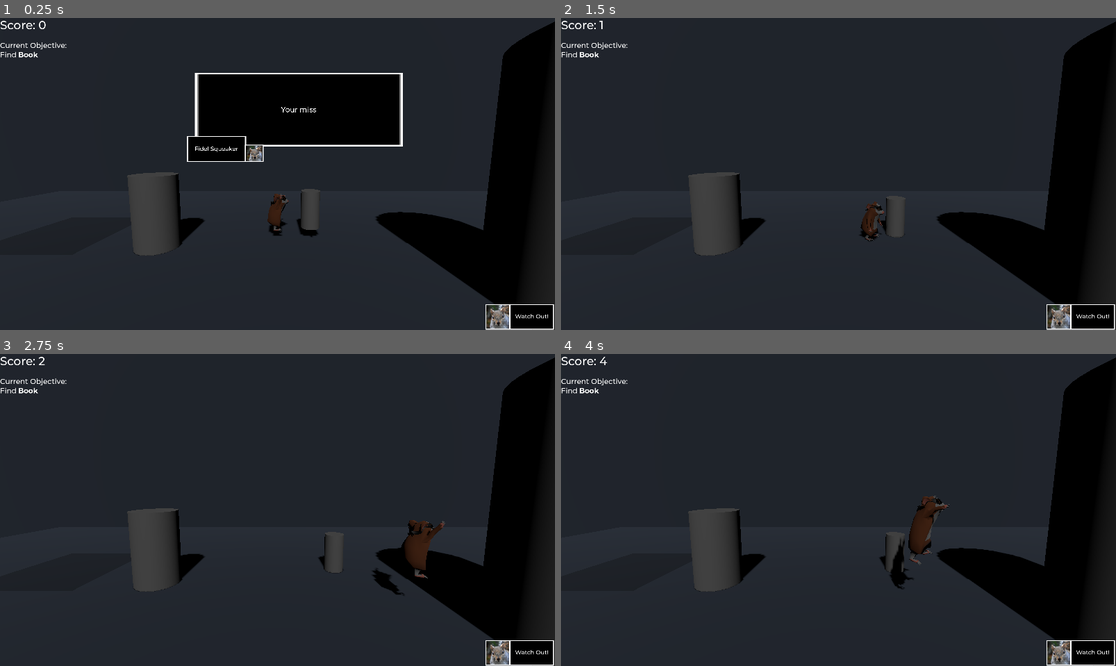
Above: before the commit, frames 1-4 (two rows, left to right).
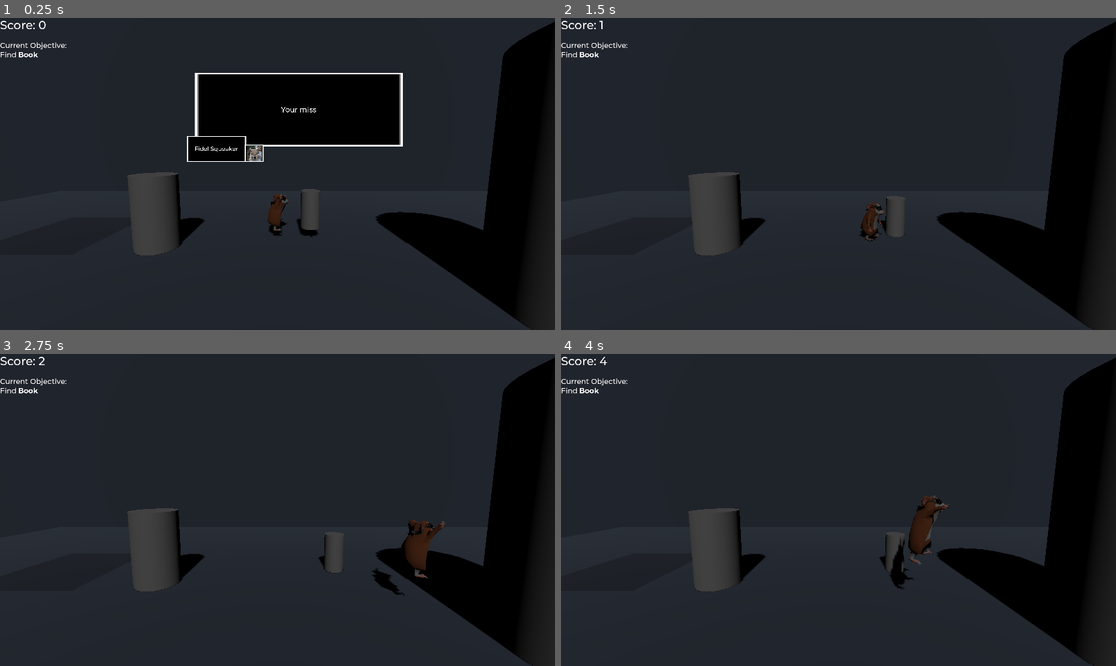
Above: after the commit, the same moments.

Repository: Trikzon/squirreling-away
Game: Godot game, scene res://main.tscn
Same seed, same stepped clock (60 frames per second), same inputs: the game is played once before the commit and once after it.
Inputs:
- Up to frame 1 (0.25 s): no input
- Up to frame 2 (1.5 s): tap Enter (dialog_forward) at 0.5 s; hold D (player_right) 0.53-1.28 s; tap E (push) at 0.6, 1.35 s; tap Space (jump) at 0.77 s; hold S (player_backward) from 1.28 s (still down)
- Up to frame 3 (2.75 s): tap Space (jump) at 1.52 s; release S (player_backward) at 2.03 s; hold D (player_right) from 2.03 s (still down); tap E (push) at 2.1 s
- Up to frame 4 (4 s): release D (player_right) at 2.78 s; hold Enter (dialog_forward) 2.78-3.53 s; tap E (push) at 2.85, 3.6 s; tap Space (jump) at 3.02, 3.77 s; hold A (player_left) from 3.53 s (still down)

The runs differ from the first frame. In frame 1, 0.7% of the frame differs, in the area x 87-100%, y 91-100%; in frame 2, 0.7%; in frame 3, 0.7%; in frame 4, 0.7%.

Commit message:
MaybeWorking

Diff:
--- a/Entities/Player/hamster.gd
+++ b/Entities/Player/hamster.gd
@@ -19,7 +19,6 @@
     and not $AnimationTree.get("parameters/conditions/bored") \
     and $boredom_timer.is_stopped():
         $boredom_timer.start()
-        print("started")
 
     if $AnimationTree.get("parameters/conditions/walk"):
         $boredom_timer.stop()
@@ -27,7 +26,6 @@
 
 func _on_boredom_timer_timeout():
     $AnimationTree.set("parameters/conditions/bored", true)
-    print("playing")
     $boredom_loop_timer.start()
 
 func _on_boredom_loop_timer_timeout():
--- a/Entities/Player/player.tscn
+++ b/Entities/Player/player.tscn
@@ -28,6 +28,26 @@
 [node name="hamster_walk_2" parent="." instance=ExtResource("2_gpqi1")]
 transform = Transform3D(-1.35942e-08, 0, 0.311, 0, 0.311, 0, -0.311, 0, -1.35942e-08, 0, -0.972, 0)
 
+[node name="Skeleton3D" parent="hamster_walk_2/Armature" index="0"]
+bones/1/rotation = Quaternion(0.0670222, 0.536411, 0.114108, 0.833517)
+bones/1/scale = Vector3(1, 1, 1)
+bones/2/rotation = Quaternion(-0.00239378, 0.0660255, 0.162785, 0.984447)
+bones/2/scale = Vector3(1, 1, 1)
+bones/5/rotation = Quaternion(0.732947, 0.0431837, 0.0858947, 0.673459)
+bones/6/rotation = Quaternion(-0.308684, -0.477363, 0.145031, 0.809818)
+bones/7/rotation = Quaternion(0.0583143, 0.164156, 0.258384, 0.950205)
+bones/8/rotation = Quaternion(0.202257, 0.0373902, 0.0573629, 0.976936)
+bones/9/rotation = Quaternion(-0.599134, 0.43021, -0.435081, 0.516393)
+bones/9/scale = Vector3(1, 1, 1)
+bones/10/rotation = Quaternion(-0.0182949, 0.331325, 0.590298, 0.735824)
+bones/11/rotation = Quaternion(-0.0135159, 0.0651251, -0.0858244, 0.994088)
+bones/13/rotation = Quaternion(0.379298, -0.0124702, 0.921156, -0.086306)
+bones/13/scale = Vector3(1, 1, 1)
+bones/14/scale = Vector3(1, 1, 1)
+bones/15/rotation = Quaternion(-0.411877, -0.0707257, 0.908208, 0.0226441)
+bones/15/scale = Vector3(1, 1, 0.999997)
+bones/16/rotation = Quaternion(0.678195, -0.120342, 0.424293, 0.58783)
+
 [node name="AnimationTree" parent="hamster_walk_2" index="2"]
 parameters/playback = SubResource("AnimationNodeStateMachinePlayback_yxgu3")
 parameters/walk/TimeScale/scale = 1.0
--- a/Levels/Lighting/lighting.tscn
+++ b/Levels/Lighting/lighting.tscn
@@ -37,6 +37,7 @@
 offset_bottom = 40.0
 
 [node name="WarningMessage" type="NinePatchRect" parent="Control"]
+layout_mode = 0
 offset_left = 1762.0
 offset_top = 990.0
 offset_right = 1917.0
@@ -58,6 +59,7 @@
 text = "Watch Out!"
 
 [node name="Sqeakers" type="NinePatchRect" parent="Control"]
+layout_mode = 0
 offset_left = 1679.0
 offset_top = 990.0
 offset_right = 1765.0
@@ -75,6 +77,7 @@
 offset_right = 82.0
 offset_bottom = 85.0
 texture = ExtResource("4_an0wa")
+
 [connection signal="timeout" from="RandomTimer" to="." method="_on_timer_timeout"]
 [connection signal="timeout" from="InbetweenTimer" to="." method="_on_inbetween_timer_timeout"]
 [connection signal="timeout" from="HideTimer" to="." method="_on_hide_timer_timeout"]
--- a/UI/ui.tscn
+++ b/UI/ui.tscn
@@ -1,11 +1,9 @@
-[gd_scene load_steps=8 format=3 uid="uid://cx2368v2jrve8"]
+[gd_scene load_steps=6 format=3 uid="uid://cx2368v2jrve8"]
 
 [ext_resource type="FontFile" uid="uid://b3u35yfgodov6" path="res://Fonts/Montserrat-Medium.ttf" id="1_0aoud"]
 [ext_resource type="Script" path="res://UI/ui.gd" id="1_7yrqp"]
 [ext_resource type="FontFile" uid="uid://bxg0rsghsvls8" path="res://Fonts/Montserrat-Bold.ttf" id="3_fvtm0"]
 [ext_resource type="PackedScene" uid="uid://bm5daf0p8261s" path="res://UI/dialog.tscn" id="4_jnwbp"]
-[ext_resource type="Texture2D" uid="uid://bh4iyx36onawj" path="res://UI/Assets/DialougBox.png" id="5_t6pni"]
-[ext_resource type="Texture2D" uid="uid://tb65svyj6j6c" path="res://UI/Assets/Squirrel.png" id="6_1s7em"]
 
 [sub_resource type="GDScript" id="GDScript_0fs3e"]
 script/source = "extends Label
@@ -13,12 +11,12 @@
 
 # Called when the node enters the scene tree for the first time.
 func _ready():
-	pass
+    pass
 
 
 # Called every frame. 'delta' is the elapsed time since the previous frame.
 func _process(delta):
-	pass
+    pass
 "
 
 [node name="UI" type="Control"]
@@ -58,45 +56,3 @@
 offset_top = 64.0
 offset_right = -371.0
 offset_bottom = -510.0
-
-[node name="WarningMessage" type="NinePatchRect" parent="."]
-layout_mode = 0
-offset_left = 1762.0
-offset_top = 990.0
-offset_right = 1917.0
-offset_bottom = 1079.0
-texture = ExtResource("5_t6pni")
-patch_margin_left = 3
-patch_margin_top = 3
-patch_margin_right = 3
-patch_margin_bottom = 3
-
-[node name="Label" type="Label" parent="WarningMessage"]
-layout_mode = 0
-offset_left = 20.0
-offset_top = 30.0
-offset_right = 136.0
-offset_bottom = 59.0
-theme_override_fonts/font = ExtResource("1_0aoud")
-theme_override_font_sizes/font_size = 20
-text = "Watch Out!"
-
-[node name="Sqeakers" type="NinePatchRect" parent="."]
-layout_mode = 0
-offset_left = 1679.0
-offset_top = 990.0
-offset_right = 1765.0
-offset_bottom = 1079.0
-texture = ExtResource("5_t6pni")
-patch_margin_left = 3
-patch_margin_top = 3
-patch_margin_right = 3
-patch_margin_bottom = 3
-
-[node name="TextureRect" type="TextureRect" parent="Sqeakers"]
-layout_mode = 0
-offset_left = 4.0
-offset_top = 4.0
-offset_right = 82.0
-offset_bottom = 85.0
-texture = ExtResource("6_1s7em")
--- a/main.tscn
+++ b/main.tscn
@@ -2,19 +2,19 @@
 
 [ext_resource type="PackedScene" uid="uid://bh131xjgippe2" path="res://Levels/dev_level.tscn" id="1_iuhgj"]
 [ext_resource type="Script" path="res://main.gd" id="1_js0ba"]
-[ext_resource type="PackedScene" uid="uid://cx2368v2jrve8" path="res://UI/ui.tscn" id="2_uy05h"]
-[ext_resource type="PackedScene" uid="uid://j261jiswgead" path="res://Levels/Lighting/lighting.tscn" id="4_sbkwd"]
+[ext_resource type="PackedScene" uid="uid://j261jiswgead" path="res://Levels/Lighting/lighting.tscn" id="3_ce4ur"]
+[ext_resource type="PackedScene" uid="uid://cx2368v2jrve8" path="res://UI/ui.tscn" id="3_yldc6"]
 
 [node name="Main" type="Node"]
 script = ExtResource("1_js0ba")
 
 [node name="DevLevel" parent="." instance=ExtResource("1_iuhgj")]
 
+[node name="UI" parent="." instance=ExtResource("3_yldc6")]
+
+[node name="Lighting" parent="." instance=ExtResource("3_ce4ur")]
+
 [node name="ScoreTimer" type="Timer" parent="."]
-
-[node name="UI" parent="." instance=ExtResource("2_uy05h")]
-
-[node name="Lighting" parent="." instance=ExtResource("4_sbkwd")]
 
 [connection signal="win" from="DevLevel" to="." method="_on_dev_level_win"]
 [connection signal="timeout" from="ScoreTimer" to="UI" method="_on_score_timer_timeout"]
Not shown, changed: Entities/Player/hamster_walk_2_denmin_fabric_blk.png.import
